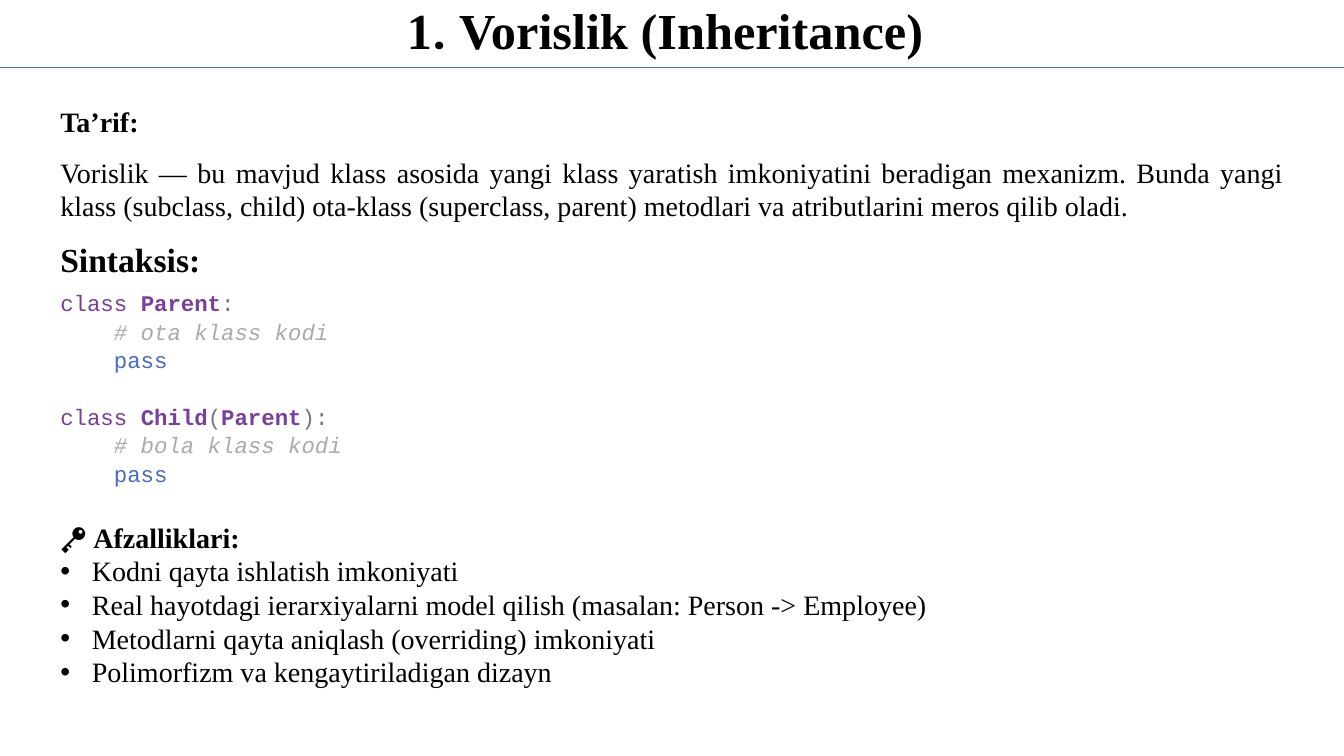
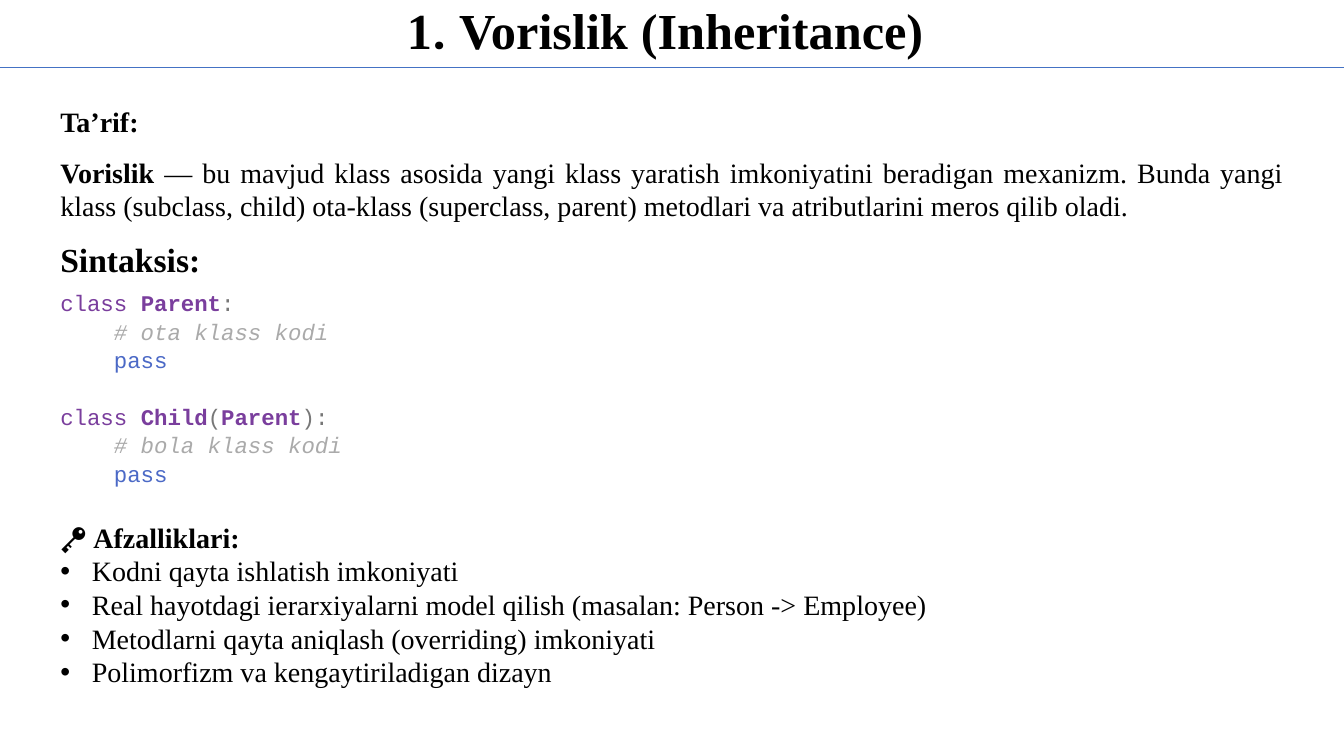
Before and after one commit to qwerty291996/2025-2026, a slide deck: slide 3 of Dars materiallari 2025-2026/Python dasturlash tili 2025-2026/5-kurs/1.13 Vorislik/1.13 Vorislik.pptx. Drawn at 1344x756 pixels with LibreOffice and Linux fonts; fonts in the diff are those of the drawing. Boxes give left, top, right and bottom in pixels: in the first picture for what was removed or moved away, otherwise in the second. Text is boxed around its words. In the diff, an @@ line names an element or a change of style, - is before the commit and + after.

```diff
--- a/Dars materiallari 2025-2026/Python dasturlash tili 2025-2026/5-kurs/1.13 Vorislik/1.13 Vorislik.pptx
+++ b/Dars materiallari 2025-2026/Python dasturlash tili 2025-2026/5-kurs/1.13 Vorislik/1.13 Vorislik.pptx
@@ text at (60,163,1282,222): bold on in "Vorislik" @@
```
Also in this commit, not shown: 3 other files.
